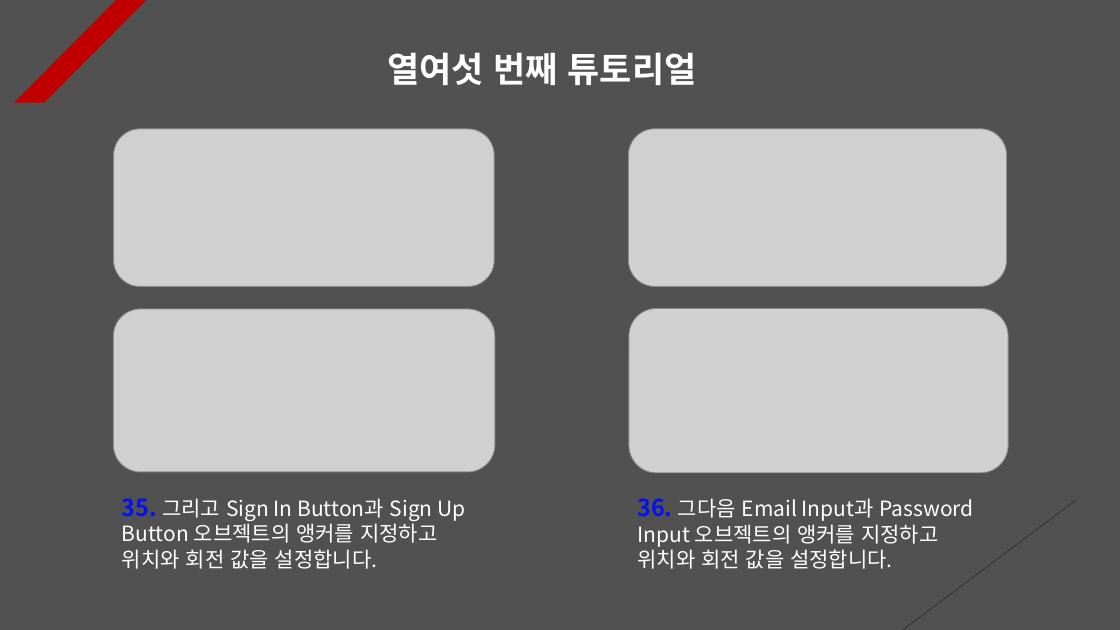
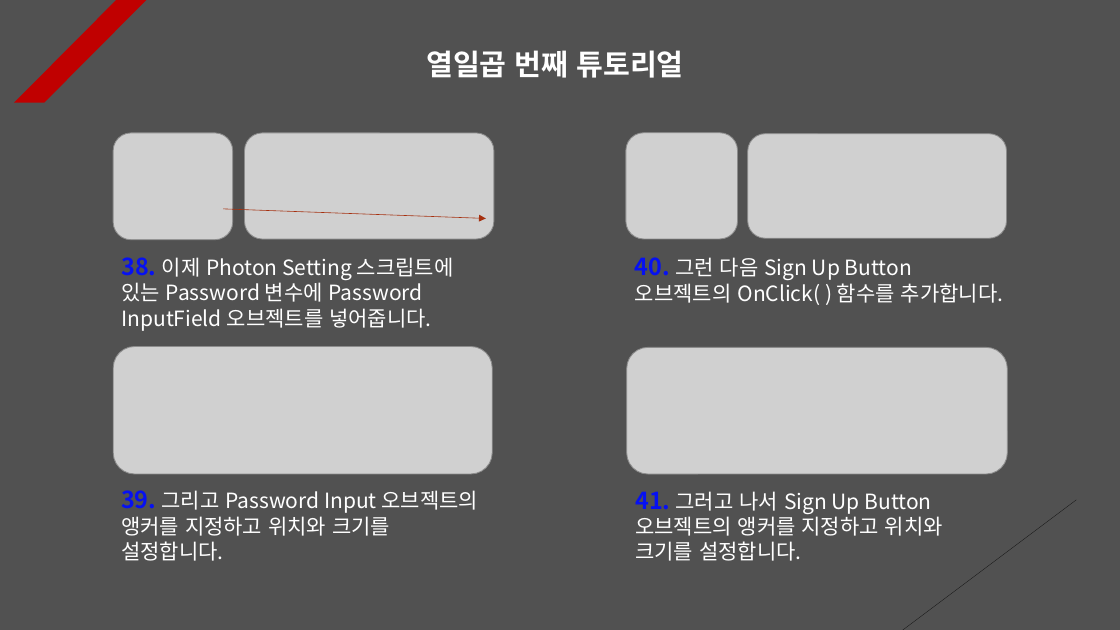
Before and after one commit to Unity2033/3D-UnityEngine, a slide deck: slide 17 of Assets/Class/Photon Server/PPT Data/Photon PlayFab.pptx (slide 18 before the commit). Drawn at 1120x630 pixels with LibreOffice and Linux fonts; fonts in the diff are those of the drawing; grey boxes stand for pictures. Boxes give left, top, right and bottom in pixels: in the first picture for what was removed or moved away, otherwise in the second. Text is boxed around its words. In the diff, an @@ line names an element or a change of style, - is before the commit and + after.

Commit message:
Photon PPT Data Update
- Delete regional settings system
  with dropdown

- Edit popup content

```diff
--- a/Assets/Class/Photon Server/PPT Data/Photon PlayFab.pptx
+++ b/Assets/Class/Photon Server/PPT Data/Photon PlayFab.pptx
@@ text at <box>426,50,684,78</box>: text changed; size 30 to 25 pt @@
-열여섯 번째 튜토리얼
+열일곱 번째 튜토리얼
@@ picture removed at <box>113,129,494,287</box> @@
@@ picture added at <box>113,133,233,239</box> @@
@@ picture added at <box>245,133,494,239</box> @@
@@ picture added at <box>626,133,738,239</box> @@
@@ picture removed at <box>628,129,1007,287</box> @@
@@ picture added at <box>748,134,1007,238</box> @@
@@ arrow added from (223, 209) to (486, 218), #A5300F 0.5 pt dashed @@
@@ text added at <box>121,257,454,331</box>, 18 pt, text #FFFFFF @@
+38. 이제 Photon Setting 스크립트에 있는 Password 변수에 Password InputField 오브젝트를 넣어줍니다.
@@ text added at <box>635,257,1003,305</box>, 18 pt, text #FFFFFF @@
+40. 그런 다음 Sign Up Button 오브젝트의 OnClick( ) 함수를 추가합니다.
@@ picture: place and size @@
-picture at <box>113,309,495,472</box>
+picture at <box>113,347,492,475</box>
@@ picture: place and size @@
-picture at <box>629,308,1008,473</box>
+picture at <box>627,348,1007,475</box>
@@ text at <box>121,490,479,561</box>: text changed @@
-35. 그리고 Sign In Button과 Sign Up Button 오브젝트의 앵커를 지정하고 위치와 회전 값을 설정합니다.
+39. 그리고 Password Input 오브젝트의 앵커를 지정하고 위치와 크기를 설정합니다.
@@ text at <box>635,491,943,561</box>: text changed @@
-36. 그다음 Email Input과 Password Input 오브젝트의 앵커를 지정하고 위치와 회전 값을 설정합니다.
+41. 그러고 나서 Sign Up Button 오브젝트의 앵커를 지정하고 위치와 크기를 설정합니다.
```
Also in this commit, not shown: 7 other slides changed, 4 other files.
